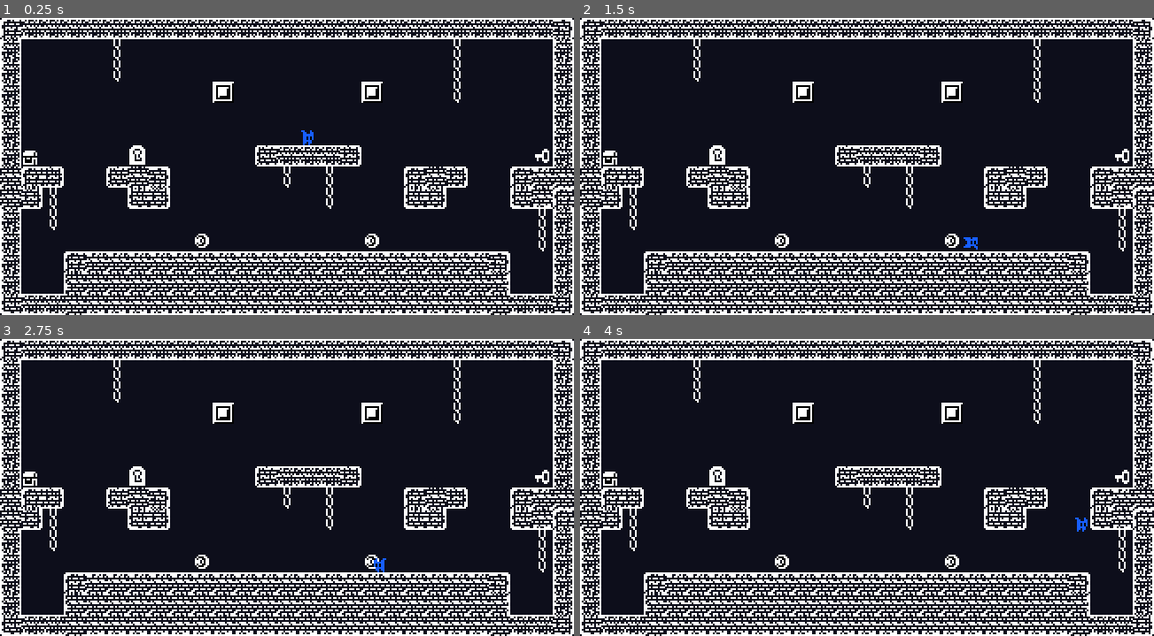
Above: before the commit, frames 1-4 (two rows, left to right).
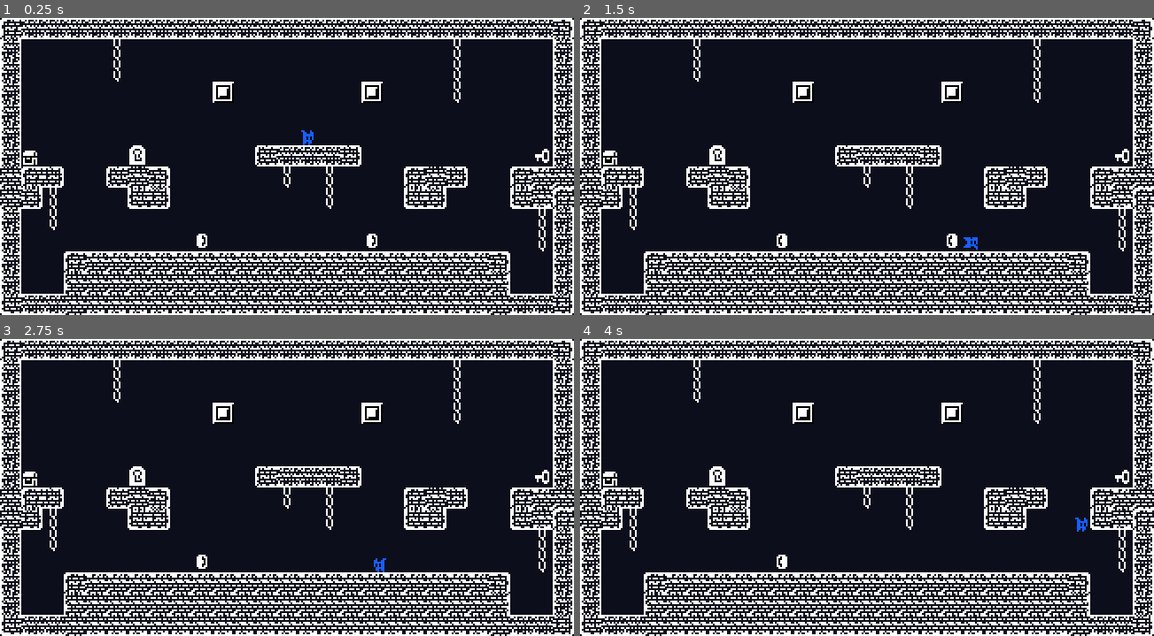
Above: after the commit, the same moments.

Repository: bncastle/GoJump
Game: Godot game, scene res://Game.tscn
Two runs of this game, one before a commit and one after it. Both use one fixed random seed, a clock stepped at 60 frames per second and the inputs below.
Inputs:
- Up to frame 1 (0.25 s): no input
- Up to frame 2 (1.5 s): tap Enter at 0.5 s; hold Right (right) from 0.53 s (still down); tap Up (jump) at 0.77 s
- Up to frame 3 (2.75 s): tap Up (jump) at 1.52 s; release Right (right) at 2.03 s; hold Left (left) from 2.03 s (still down)
- Up to frame 4 (4 s): release Left (left) at 2.78 s; hold Right (right) from 2.78 s (still down); tap Up (jump) at 3.02, 3.77 s

The runs differ from the first frame. In frame 1, less than 0.1% of the frame differs, in the area x 33-67%, y 73-77%; in frame 2, 0.1%; in frame 3, 0.1%; in frame 4, 0.1%, in the area x 33-67%, y 72-78%.

Commit message:
Episode 6

Diff:
--- a/GoJump/Game.gd
+++ b/GoJump/Game.gd
@@ -5,6 +5,7 @@
 var lvl_num:int = 1
 
 func _ready():
+	add_to_group("pickup_listeners")
 	call_deferred("init")
 
 func init():
@@ -19,3 +20,6 @@
 	var lvl = load(LVL_PATH % num).instance()
 	root.add_child(lvl)
 	return true
+
+func on_pickup(item):
+	print(item.name)
--- a/GoJump/Levels/BaseLevel.tscn
+++ b/GoJump/Levels/BaseLevel.tscn
@@ -1,15 +1,24 @@
-[gd_scene load_steps=4 format=2]
+[gd_scene load_steps=6 format=2]
 
 [ext_resource path="res://Levels/Level.gd" type="Script" id=1]
 [ext_resource path="res://Player.tscn" type="PackedScene" id=2]
-[ext_resource path="res://DungeonTileset.tres" type="TileSet" id=3]
+[ext_resource path="res://Pickups/Coin.tscn" type="PackedScene" id=3]
+[ext_resource path="res://Pickups/Key.tscn" type="PackedScene" id=4]
+[ext_resource path="res://DungeonTileset.tres" type="TileSet" id=5]
 
 [node name="Level" type="Node2D"]
 script = ExtResource( 1 )
+__meta__ = {
+"_edit_lock_": true
+}
 player = ExtResource( 2 )
+coin = ExtResource( 3 )
+key = ExtResource( 4 )
 
 [node name="Tiles" type="TileMap" parent="."]
-tile_set = ExtResource( 3 )
+tile_set = ExtResource( 5 )
 cell_size = Vector2( 12, 12 )
 format = 1
 tile_data = PoolIntArray( 0, 0, 131075, 1, 0, 4, 2, 0, 4, 3, 0, 4, 4, 0, 4, 5, 0, 4, 6, 0, 4, 7, 0, 4, 8, 0, 4, 9, 0, 4 …(993 unchanged characters)…
+
+[node name="Items" type="Node2D" parent="."]
--- a/GoJump/Levels/Level.gd
+++ b/GoJump/Levels/Level.gd
@@ -1,8 +1,12 @@
 extends Node2D
 
+const KEY := 2
+const COIN := 8
 const PLAYER := 13
 
 export (PackedScene) var player
+export (PackedScene) var coin
+export (PackedScene) var key
 
 func _ready():
 	call_deferred("setup_tiles")
@@ -12,8 +16,13 @@
 	for cell in cells:
 		var index = $Tiles.get_cell(cell.x, cell.y)
 		match index:
+			KEY:
+				create_instance_from_tilemap(cell, key, $Items, Vector2(6,6))
+			COIN:
+				create_instance_from_tilemap(cell, coin, $Items, Vector2(6,6))
 			PLAYER:
 				create_instance_from_tilemap(cell, player, self, Vector2(6,12))
+
 
 func create_instance_from_tilemap(coord:Vector2, prefab:PackedScene, parent: Node2D, offset:Vector2 = Vector2.ZERO):
 	$Tiles.set_cell(coord.x, coord.y, -1)
--- /dev/null
+++ b/GoJump/Pickups/BasePickup.gd
@@ -0,0 +1,9 @@
+extends Area2D
+
+# Called when the node enters the scene tree for the first time.
+func _ready():
+	connect("body_entered", self, "on_player_entered")
+
+func on_player_entered(body):
+	get_tree().call_group("pickup_listeners","on_pickup", self)
+	queue_free()
--- /dev/null
+++ b/GoJump/Pickups/BasePickup.tscn
@@ -0,0 +1,18 @@
+[gd_scene load_steps=3 format=2]
+
+[ext_resource path="res://Pickups/BasePickup.gd" type="Script" id=1]
+[ext_resource path="res://dunjo-modified.png" type="Texture" id=2]
+
+[node name="Pickup" type="Area2D"]
+collision_layer = 4
+collision_mask = 2
+script = ExtResource( 1 )
+
+[node name="Sprite" type="Sprite" parent="."]
+texture = ExtResource( 2 )
+vframes = 5
+hframes = 10
+
+[node name="Collision" type="CollisionShape2D" parent="."]
+
+[node name="Anim" type="AnimationPlayer" parent="."]
--- /dev/null
+++ b/GoJump/Pickups/Coin.tscn
@@ -0,0 +1,35 @@
+[gd_scene load_steps=4 format=2]
+
+[ext_resource path="res://Pickups/BasePickup.tscn" type="PackedScene" id=1]
+
+[sub_resource type="CircleShape2D" id=1]
+radius = 4.57531
+
+[sub_resource type="Animation" id=2]
+resource_name = "spin"
+length = 0.5
+loop = true
+tracks/0/type = "value"
+tracks/0/path = NodePath("Sprite:frame")
+tracks/0/interp = 1
+tracks/0/loop_wrap = true
+tracks/0/imported = false
+tracks/0/enabled = true
+tracks/0/keys = {
+"times": PoolRealArray( 0, 0.1, 0.2, 0.3, 0.4 ),
+"transitions": PoolRealArray( 1, 1, 1, 1, 1 ),
+"update": 1,
+"values": [ 32, 33, 34, 35, 36 ]
+}
+
+[node name="Coin" index="0" instance=ExtResource( 1 )]
+
+[node name="Sprite" parent="." index="0"]
+frame = 32
+
+[node name="Collision" parent="." index="1"]
+shape = SubResource( 1 )
+
+[node name="Anim" parent="." index="2"]
+autoplay = "spin"
+anims/spin = SubResource( 2 )
--- /dev/null
+++ b/GoJump/Pickups/Key.tscn
@@ -0,0 +1,14 @@
+[gd_scene load_steps=3 format=2]
+
+[ext_resource path="res://Pickups/BasePickup.tscn" type="PackedScene" id=1]
+
+[sub_resource type="RectangleShape2D" id=1]
+extents = Vector2( 4.50882, 4.0643 )
+
+[node name="Key" instance=ExtResource( 1 )]
+
+[node name="Sprite" parent="." index="0"]
+frame = 9
+
+[node name="Collision" parent="." index="1"]
+shape = SubResource( 1 )
